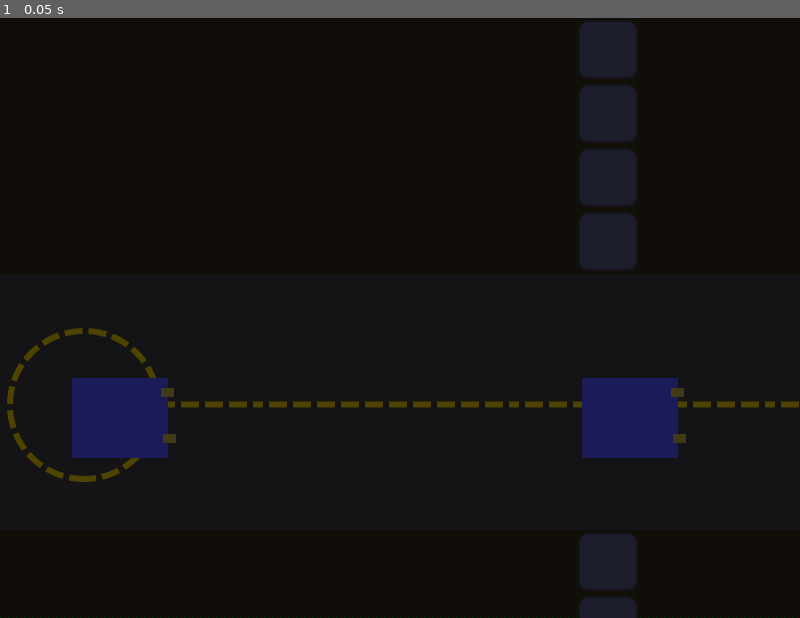
Above: before the commit, frame 1.
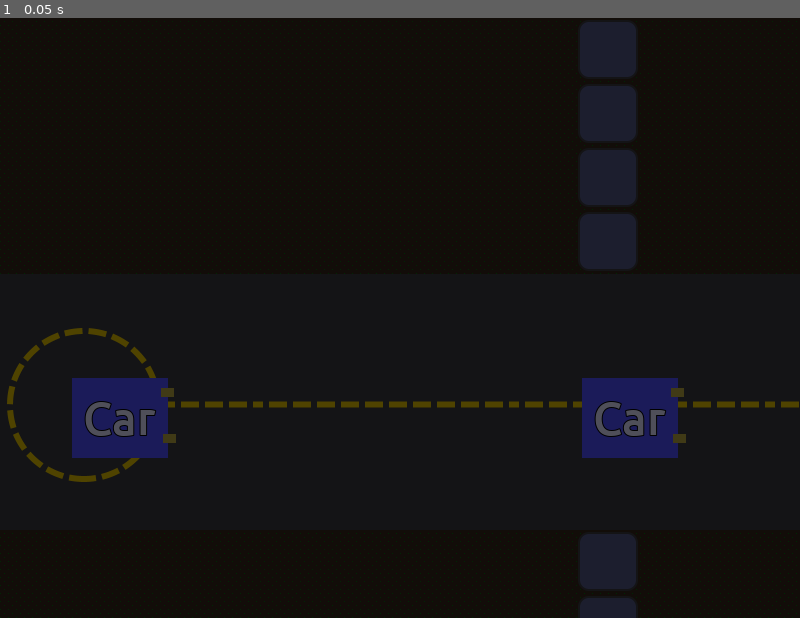
Above: after the commit, the same moment.

Repository: FugitiveTheGame/Fugitive
Game: Godot game, scene res://maps/map_02/Map_02.tscn
The game is run twice, just before and just after one commit, with the same random seed, the same clock (stepped at 60 frames per second) and the same inputs. This scene is started directly instead of the project's main scene.
Inputs:
- Up to frame 1 (0.05 s): no input

The runs differ from the first frame. In frame 1, 0.5% of the frame differs, in the area x 10-84%, y 63-70%.

Commit message:
It's a car

Diff:
--- a/actors/car/Car.tscn
+++ b/actors/car/Car.tscn
@@ -1,8 +1,9 @@
-[gd_scene load_steps=6 format=2]
+[gd_scene load_steps=7 format=2]
 
 [ext_resource path="res://actors/car/Car.gd" type="Script" id=1]
 [ext_resource path="res://actors/car/car_move.ogg" type="AudioStream" id=2]
 [ext_resource path="res://actors/car/carhorn.ogg" type="AudioStream" id=3]
+[ext_resource path="res://fonts/content/ContentFont.tres" type="DynamicFont" id=4]
 
 [sub_resource type="RectangleShape2D" id=1]
 
@@ -67,3 +68,18 @@
 [node name="HornAudio" type="AudioStreamPlayer2D" parent="."]
 stream = ExtResource( 3 )
 max_distance = 3000.0
+
+[node name="DebugLabel" type="Label" parent="."]
+anchor_left = 0.5
+anchor_top = 0.5
+anchor_right = 0.5
+anchor_bottom = 0.5
+margin_left = -36.5
+margin_top = -26.0
+margin_right = 36.5
+margin_bottom = 26.0
+custom_fonts/font = ExtResource( 4 )
+text = "Car"
+__meta__ = {
+"_edit_use_anchors_": false
+}
